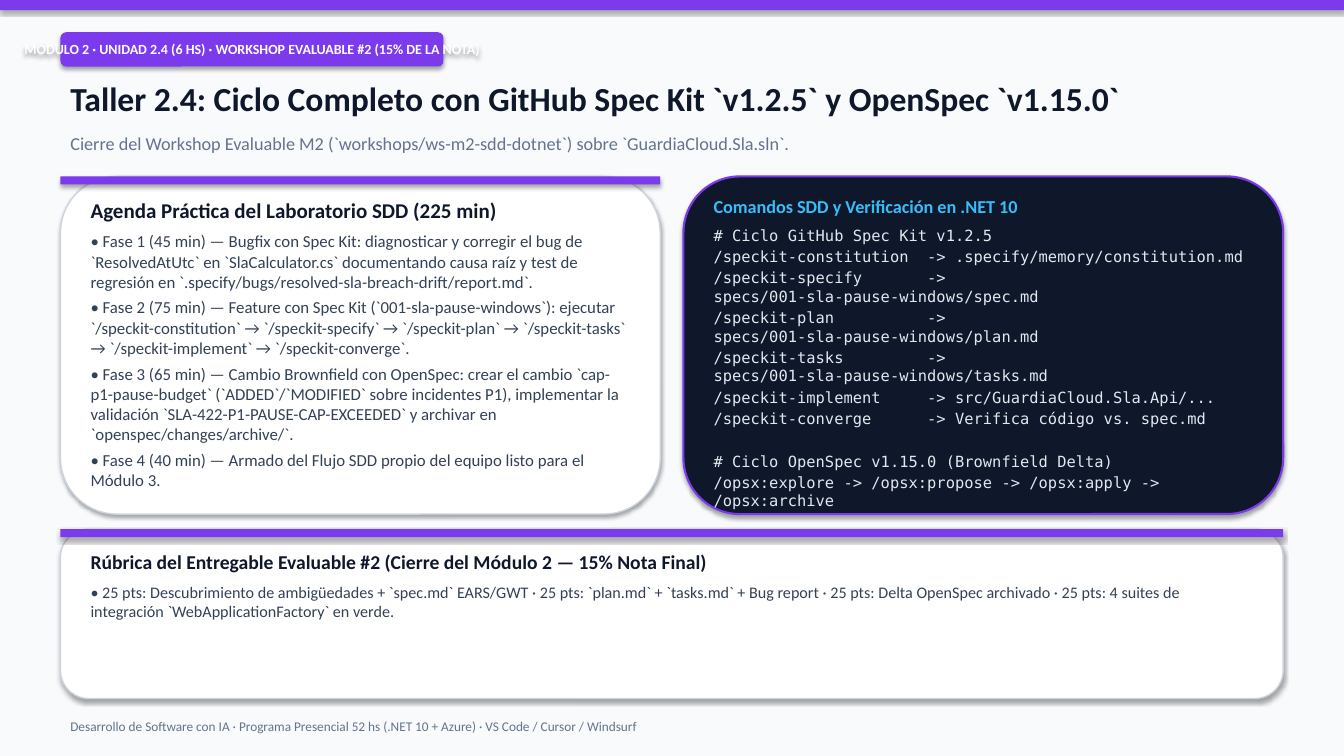
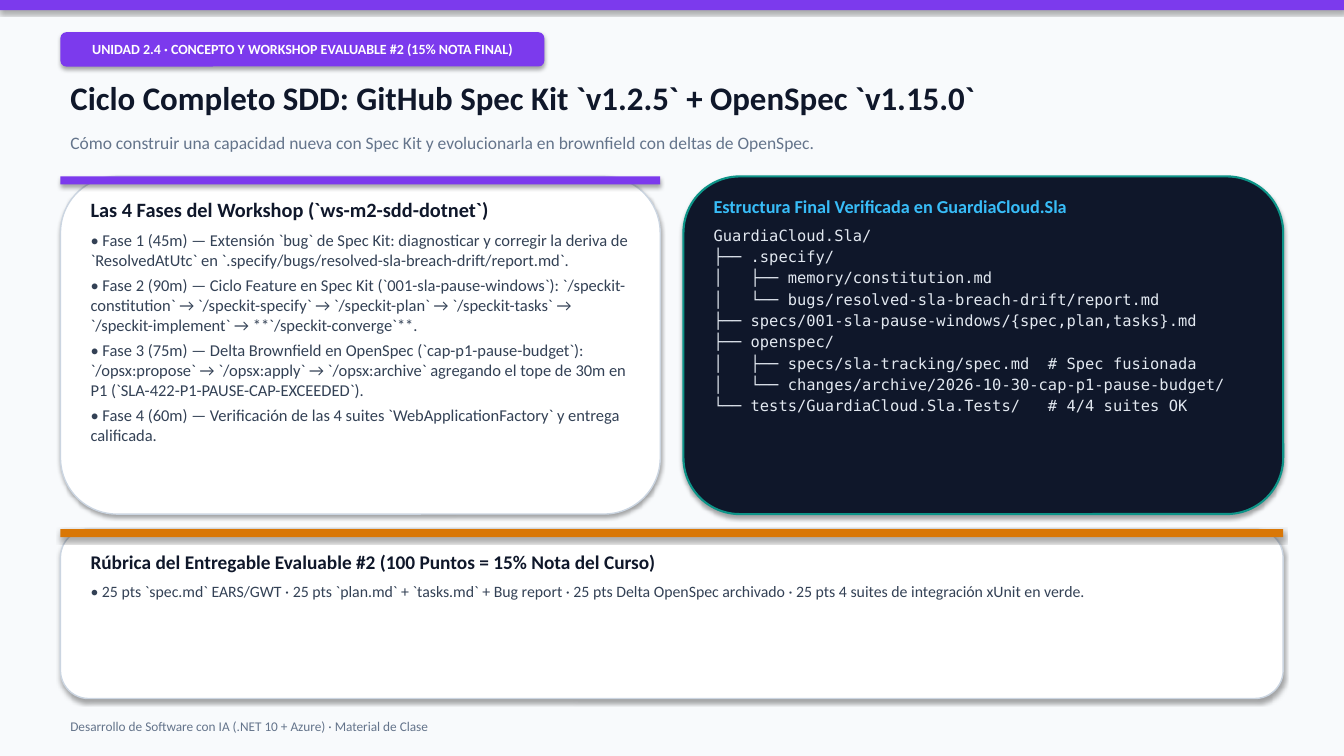
Before and after one commit to fabzter/curso_ai, a slide deck: slide 33 of curriculum/2026-11-03_curso-completo-desarrollo-sw-con-ia.pptx (slide 23 before the commit). Drawn at 1344x756 pixels with LibreOffice and Linux fonts; fonts in the diff are those of the drawing. Boxes give left, top, right and bottom in pixels: in the first picture for what was removed or moved away, otherwise in the second. Text is boxed around its words. In the diff, an @@ line names an element or a change of style, - is before the commit and + after.

```diff
--- a/curriculum/2026-11-03_curso-completo-desarrollo-sw-con-ia.pptx
+++ b/curriculum/2026-11-03_curso-completo-desarrollo-sw-con-ia.pptx
@@ rounded rectangle "UNIDAD 2.4 · CONCEPTO Y ...": place and size @@
-rounded rectangle "UNIDAD 2.4 · CONCEPTO Y ..." at [60,32,444,67]
+rounded rectangle "UNIDAD 2.4 · CONCEPTO Y ..." at [60,32,544,67]
@@ text in rounded rectangle at [92,44,513,56]: text changed @@
-MÓDULO 2 · UNIDAD 2.4 (6 HS) · WORKSHOP EVALUABLE #2 (15% DE LA NOTA)
+UNIDAD 2.4 · CONCEPTO Y WORKSHOP EVALUABLE #2 (15% NOTA FINAL)
@@ text at [70,87,974,116]: text changed; size 24 to 23.5 pt @@
-Taller 2.4: Ciclo Completo con GitHub Spec Kit `v1.2.5` y OpenSpec `v1.15.0`
+Ciclo Completo SDD: GitHub Spec Kit `v1.2.5` + OpenSpec `v1.15.0`
@@ text at [70,137,814,152]: text changed; size 13 to 12.5 pt @@
-Cierre del Workshop Evaluable M2 (`workshops/ws-m2-sdd-dotnet`) sobre `GuardiaCloud.Sla.sln`.
+Cómo construir una capacidad nueva con Spec Kit y evolucionarla en brownfield con deltas de OpenSpec.
@@ rounded rectangle at [684,176,1284,514]: outline #7C3AED 1.5 pt to #0D9488 1.5 pt @@
@@ text at [91,202,628,441]: text changed; size 12 to 11.8 pt @@
-Agenda Práctica del Laboratorio SDD (225 min)
-• Fase 1 (45 min) — Bugfix con Spec Kit: diagnosticar y corregir el bug de `ResolvedAtUtc` en `SlaCalculator.cs` documentando causa raíz y test de regresión en `.specify/bugs/resolved-sla-breach-drift/report.md`.
-• Fase 2 (75 min) — Feature con Spec Kit (`001-sla-pause-windows`): ejecutar `/speckit-constitution` → `/speckit-specify` → `/speckit-plan` → `/speckit-tasks` → `/speckit-implement` → `/speckit-converge`.
-• Fase 3 (65 min) — Cambio Brownfield con OpenSpec: crear el cambio `cap-p1-pause-budget` (`ADDED`/`MODIFIED` sobre incidentes P1), implementar la validación `SLA-422-P1-PAUSE-CAP-EXCEEDED` y archivar en `openspec/changes/archive/`.
-• Fase 4 (40 min) — Armado del Flujo SDD propio del equipo listo para el Módulo 3.
+Las 4 Fases del Workshop (`ws-m2-sdd-dotnet`)
+• Fase 1 (45m) — Extensión `bug` de Spec Kit: diagnosticar y corregir la deriva de `ResolvedAtUtc` en `.specify/bugs/resolved-sla-breach-drift/report.md`.
+• Fase 2 (90m) — Ciclo Feature en Spec Kit (`001-sla-pause-windows`): `/speckit-constitution` → `/speckit-specify` → `/speckit-plan` → `/speckit-tasks` → `/speckit-implement` → **`/speckit-converge`**.
+• Fase 3 (75m) — Delta Brownfield en OpenSpec (`cap-p1-pause-budget`): `/opsx:propose` → `/opsx:apply` → `/opsx:archive` agregando el tope de 30m en P1 (`SLA-422-P1-PAUSE-CAP-EXCEEDED`).
+• Fase 4 (60m) — Verificación de las 4 suites `WebApplicationFactory` y entrega calificada.
@@ text at [714,200,1225,413]: text changed @@
-Comandos SDD y Verificación en .NET 10
-# Ciclo GitHub Spec Kit v1.2.5
-/speckit-constitution -> .specify/memory/constitution.md
-/speckit-specify -> specs/001-sla-pause-windows/spec.md
-/speckit-plan -> specs/001-sla-pause-windows/plan.md
-/speckit-tasks -> specs/001-sla-pause-windows/tasks.md
-/speckit-implement -> src/GuardiaCloud.Sla.Api/...
-/speckit-converge -> Verifica código vs. spec.md
-# Ciclo OpenSpec v1.15.0 (Brownfield Delta)
-/opsx:explore -> /opsx:propose -> /opsx:apply -> /opsx:archive
+Estructura Final Verificada en GuardiaCloud.Sla
+GuardiaCloud.Sla/
+├── .specify/
+│ ├── memory/constitution.md
+│ └── bugs/resolved-sla-breach-drift/report.md
+├── specs/001-sla-pause-windows/{spec,plan,tasks}.md
+├── openspec/
+│ ├── specs/sla-tracking/spec.md # Spec fusionada
+│ └── changes/archive/2026-10-30-cap-p1-pause-budget/
+└── tests/GuardiaCloud.Sla.Tests/ # 4/4 suites OK
@@ rectangle at [60,529,1284,537]: fill #7C3AED to #D97706 @@
@@ text at [91,555,1084,600]: text changed; size 11.5 to 11.3 pt @@
-Rúbrica del Entregable Evaluable #2 (Cierre del Módulo 2 — 15% Nota Final)
-• 25 pts: Descubrimiento de ambigüedades + `spec.md` EARS/GWT · 25 pts: `plan.md` + `tasks.md` + Bug report · 25 pts: Delta OpenSpec archivado · 25 pts: 4 suites de integración `WebApplicationFactory` en verde.
+Rúbrica del Entregable Evaluable #2 (100 Puntos = 15% Nota del Curso)
+• 25 pts `spec.md` EARS/GWT · 25 pts `plan.md` + `tasks.md` + Bug report · 25 pts Delta OpenSpec archivado · 25 pts 4 suites de integración xUnit en verde.
@@ text at [70,721,428,733]: text changed @@
-Desarrollo de Software con IA · Programa Presencial 52 hs (.NET 10 + Azure) · VS Code / Cursor / Windsurf
+Desarrollo de Software con IA (.NET 10 + Azure) · Material de Clase
```
Also in this commit, not shown: 14 other slides changed, 21 slides added, 14 slides removed, 33 other files.
